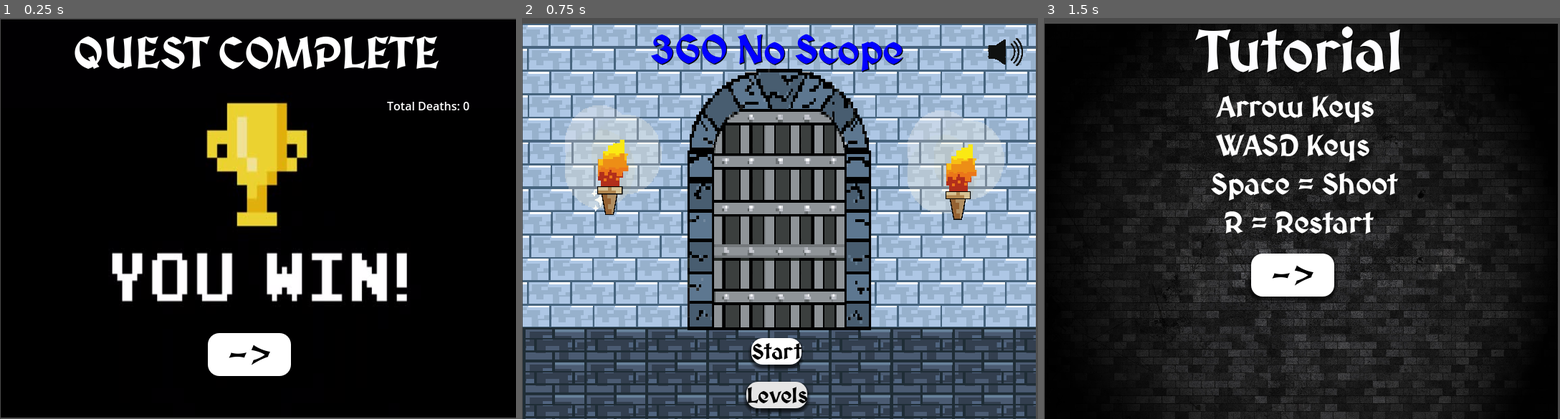
Above: before the commit, frames 1-3 (left to right).
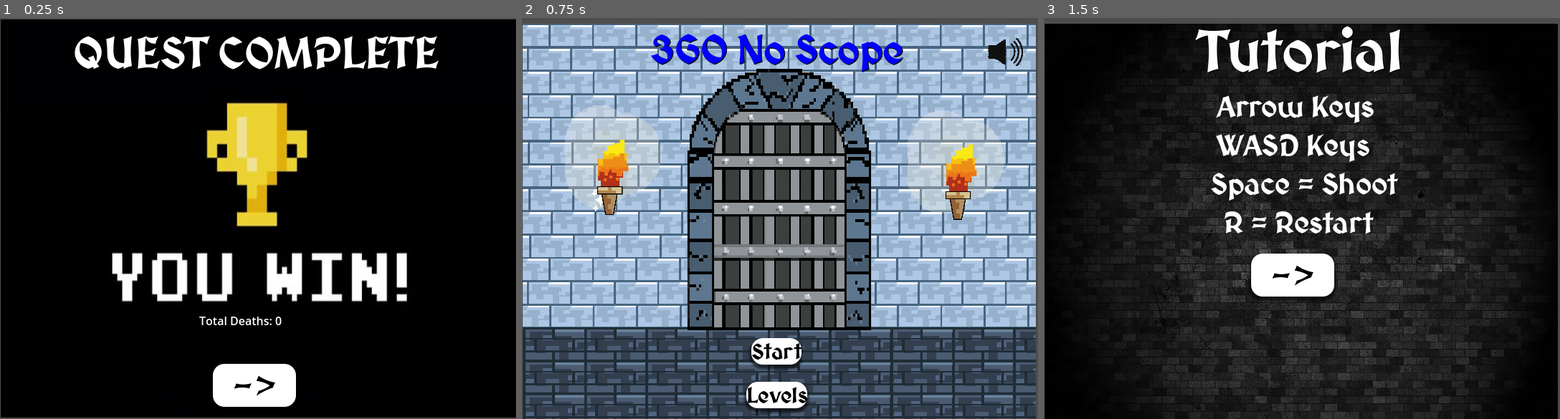
Above: after the commit, the same moments.

Repository: Vysubs28/360-No-Scope
Game: Godot game, scene res://Menu/victory_menu.tscn
Same seed, same stepped clock (60 frames per second), same inputs: the game is played once before the commit and once after it. This scene is started directly instead of the project's main scene.
Inputs:
- Up to frame 1 (0.25 s): no input
- Up to frame 2 (0.75 s): click "->" at 0.5 s
- Up to frame 3 (1.5 s): click "Start" at 1.25 s

The runs differ from the first frame. In frame 1, 2.7% of the frame differs, in the area x 38-91%, y 20-97%; in frame 2, 0.5%; in frame 3, nothing differs.

Commit message:
Moving things

Diff:
--- a/Menu/victory_menu.tscn
+++ b/Menu/victory_menu.tscn
@@ -47,26 +47,19 @@
 volume_db = 1.64
 
 [node name="Panel" type="Panel" parent="."]
-anchors_preset = 8
-anchor_left = 0.5
-anchor_top = 0.5
-anchor_right = 0.5
-anchor_bottom = 0.5
 offset_left = -558.0
 offset_top = -290.0
 offset_right = 164.0
 offset_bottom = 266.0
-grow_horizontal = 2
-grow_vertical = 2
 size_flags_horizontal = 4
 size_flags_vertical = 4
 theme_override_styles/panel = SubResource("StyleBoxTexture_dnta0")
 
 [node name="Next" type="Button" parent="."]
-offset_left = -269.0
-offset_top = 148.0
-offset_right = -153.0
-offset_bottom = 208.0
+offset_left = -262.0
+offset_top = 191.0
+offset_right = -146.0
+offset_bottom = 251.0
 size_flags_horizontal = 4
 size_flags_vertical = 6
 theme_override_colors/font_color = Color(0, 0, 0, 1)
@@ -83,10 +76,10 @@
 "
 
 [node name="Label2" type="Label" parent="."]
-offset_left = -19.0
-offset_top = -181.0
-offset_right = 132.0
-offset_bottom = -120.0
+offset_left = -281.0
+offset_top = 119.0
+offset_right = -130.0
+offset_bottom = 180.0
 script = ExtResource("5_2lo30")
 
 [node name="Label" type="Label" parent="."]
